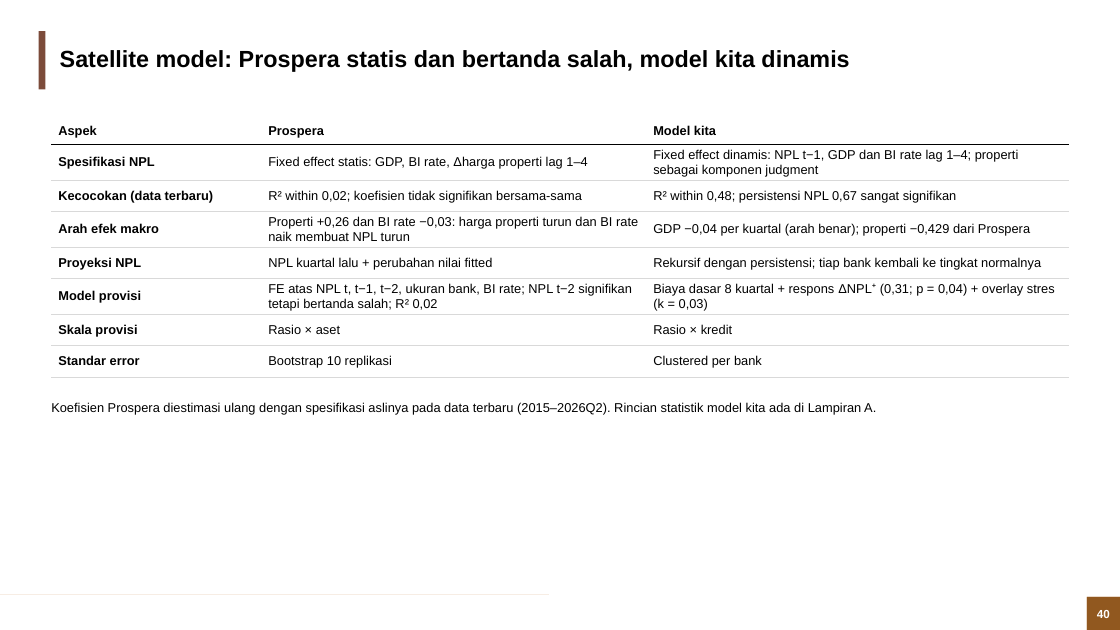
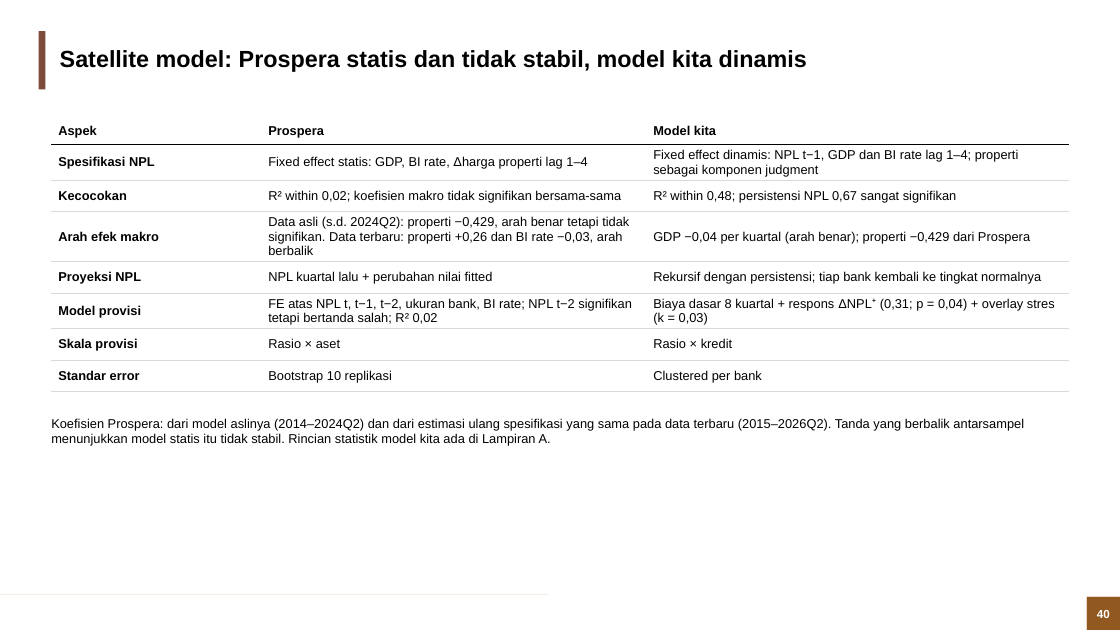
Before and after one commit to muhamadhaikal128/banking-stress-test, a slide deck: slide 40 of Banking Stress Test (Solvency).pptx. Drawn at 1120x630 pixels with LibreOffice and Linux fonts; fonts in the diff are those of the drawing; background and template pictures are left out. Boxes give left, top, right and bottom in pixels: in the first picture for what was removed or moved away, otherwise in the second. Text is boxed around its words. In the diff, an @@ line names an element or a change of style, - is before the commit and + after.

```diff
--- a/Banking Stress Test (Solvency).pptx
+++ b/Banking Stress Test (Solvency).pptx
@@ title at [60,50,807,72]: text changed @@
-Satellite model: Prospera statis dan bertanda salah, model kita dinamis
+Satellite model: Prospera statis dan tidak stabil, model kita dinamis
@@ table at [51,117,1069,387] @@
-row 3, column 1: Kecocokan (data terbaru)
+row 3, column 1: Kecocokan
-row 3, column 2: R² within 0,02; koefisien tidak signifikan bersama-sama
+row 3, column 2: R² within 0,02; koefisien makro tidak signifikan bersama-sama
-row 4, column 2: Properti +0,26 dan BI rate −0,03: harga properti turun dan BI rate naik membuat NPL turun
+row 4, column 2: Data asli (s.d. 2024Q2): properti −0,429, arah benar tetapi tidak signifikan. Data terbaru: properti +0,26 dan BI rate −0,03, arah berbalik
@@ text at [51,418,1024,446]: text changed @@
-Koefisien Prospera diestimasi ulang dengan spesifikasi aslinya pada data terbaru (2015–2026Q2). Rincian statistik model kita ada di Lampiran A.
+Koefisien Prospera: dari model aslinya (2014–2024Q2) dan dari estimasi ulang spesifikasi yang sama pada data terbaru (2015–2026Q2). Tanda yang berbalik antarsampel menunjukkan model statis itu tidak stabil. Rincian statistik model kita ada di Lampiran A.
```
Also in this commit, not shown: 4 other slides changed.
